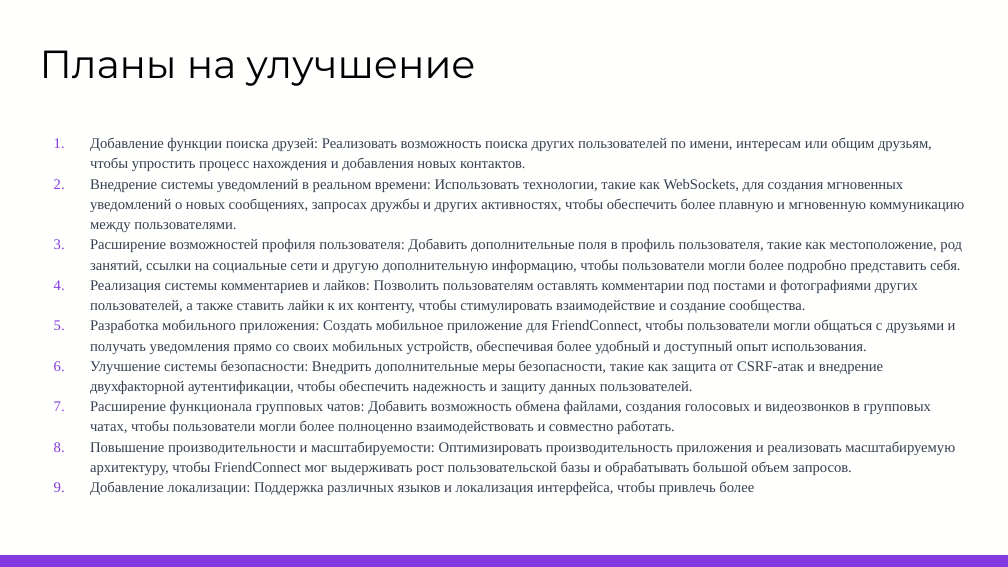
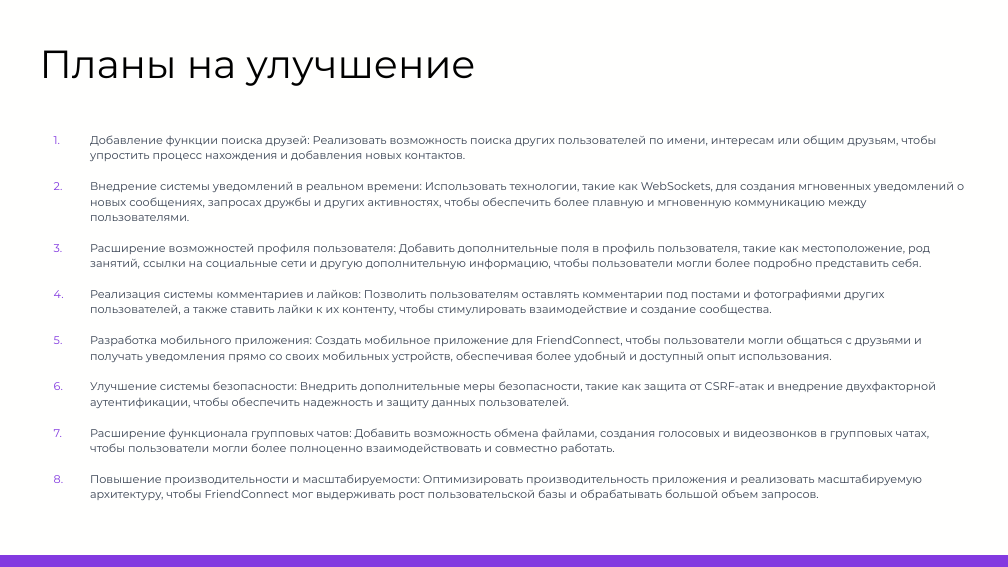
Before and after one commit to IvanCHip/FrendConnect, a slide deck: slide 6 of frend connect/present/Проект PP.pptx. Drawn at 1008x567 pixels with LibreOffice and Linux fonts; fonts in the diff are those of the drawing; background and template pictures are left out. Boxes give left, top, right and bottom in pixels: in the first picture for what was removed or moved away, otherwise in the second. Text is boxed around its words. In the diff, an @@ line names an element or a change of style, - is before the commit and + after.

```diff
--- a/frend connect/present/Проект PP.pptx
+++ b/frend connect/present/Проект PP.pptx
@@ text "Добавление функции поиска друзей: Реализовать ..." at <box>90,135,964,500</box>: size 10.5 to 8 pt, font Times New Roman to Montserrat @@
@@ text at <box>90,481,754,495</box>: paragraph removed @@
-9. Добавление локализации: Поддержка различных языков и локализация интерфейса, чтобы привлечь более
```
Also in this commit, not shown: 2 other slides changed.
